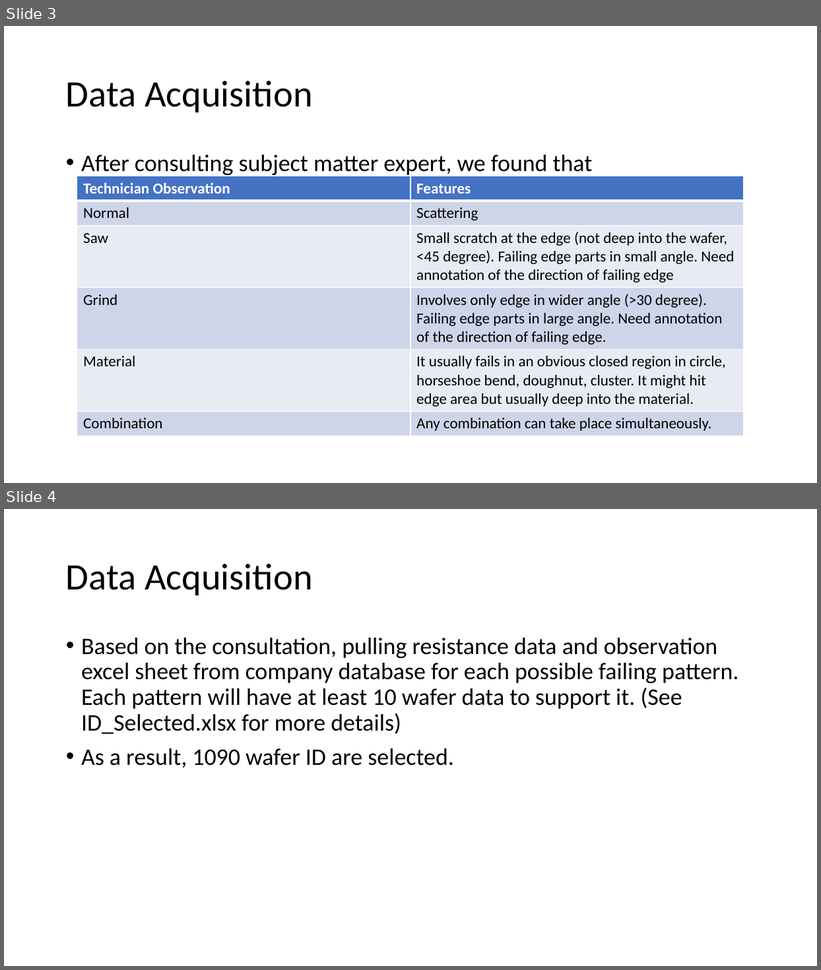
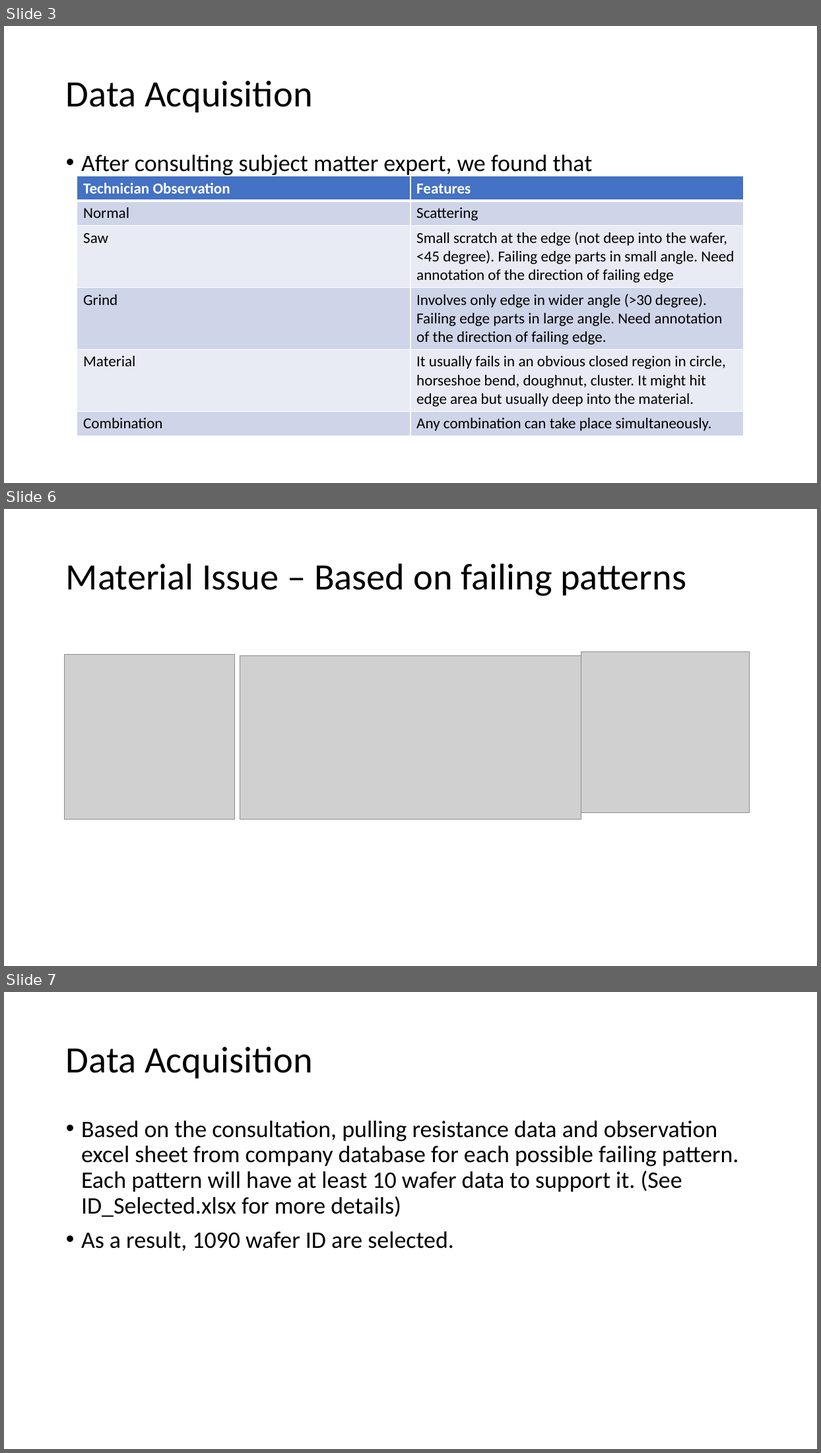
Before and after one commit to optimusium/PSUPR2, a slide deck: Data Set Building.pptx. Shown one above the other, each under a label of ours: slides 3 and 4 before the commit, slides 3, 6 and 7 after it; the slides between them are not shown. The pictures are 821x970 and 821x1453 pixels, drawn with LibreOffice and Linux fonts; fonts in the diff are those of the drawing; grey boxes stand for pictures. Boxes give left, top, right and bottom in pixels: in the first picture for what was removed or moved away, otherwise in the second. Text is boxed around its words. In the diff, an @@ line names an element or a change of style, - is before the commit and + after.

Commit message:
update

```diff
--- a/Data Set Building.pptx
+++ b/Data Set Building.pptx
@@ slide 6 added at (4, 509, 817, 966), background #FFFFFF @@
@@ title added at (66, 563, 686, 596), 44 pt, text #000000 @@
+Material Issue – Based on failing patterns
@@ picture added at (64, 655, 234, 820) @@
@@ picture added at (240, 656, 581, 820) @@
@@ picture added at (582, 652, 749, 813) @@
@@ what was slide 4 is now slide 7 @@
```
Also in this commit, not shown: 2 other slides added.
